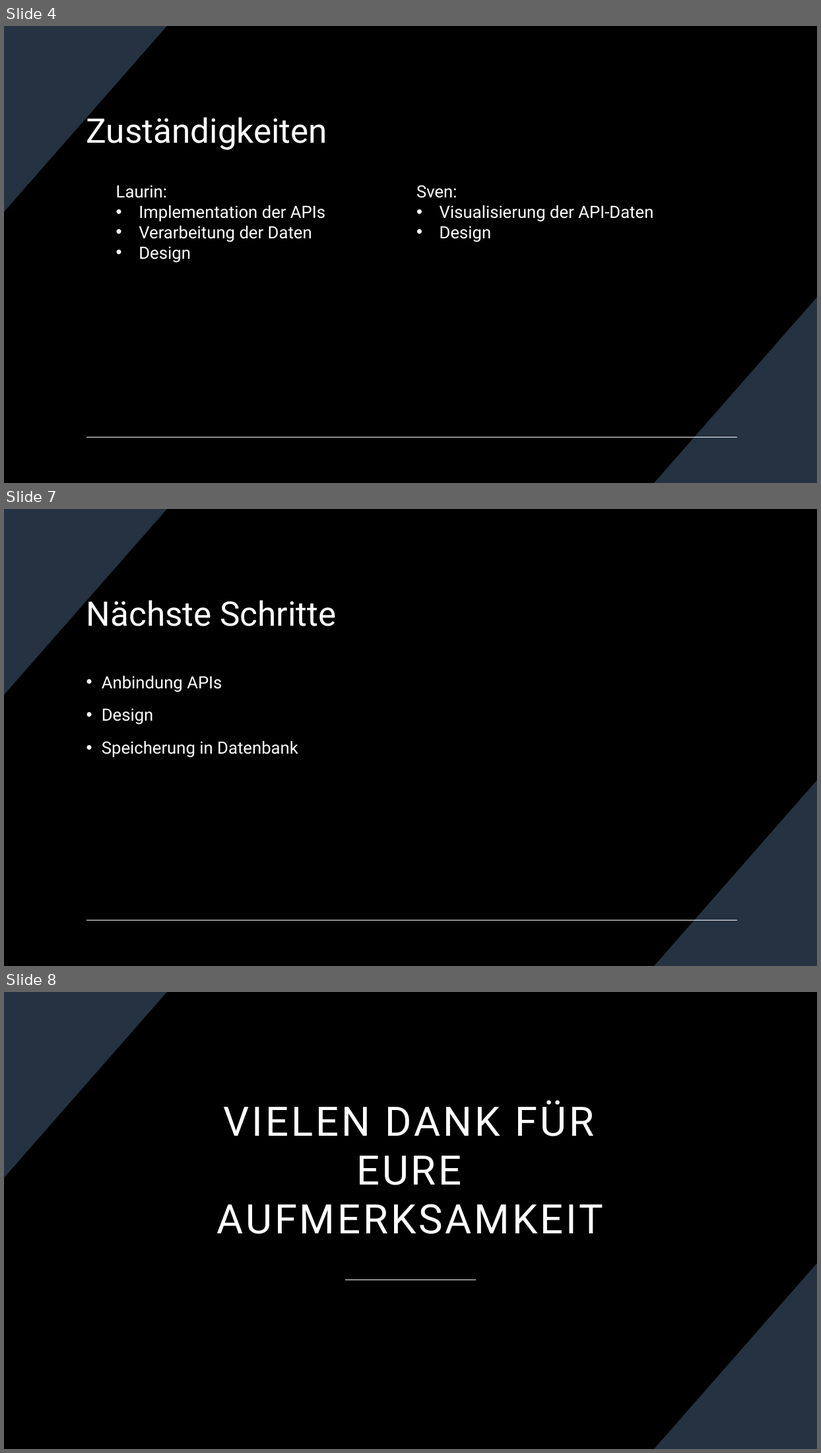
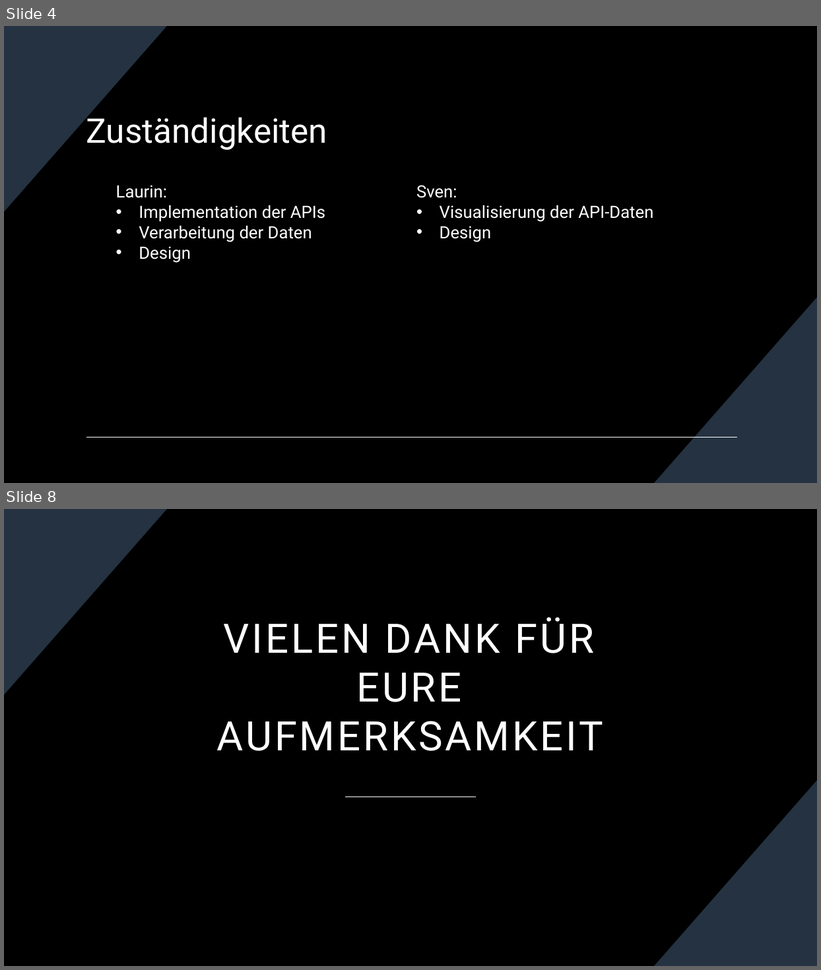
Before and after one commit to AaloFanaa/htldo5_swp, a slide deck: ScreenTale/Projektmanagement/Projekt Präsentationen/ScreenTale Zwischenpräsentation _14_02_2024.pptx. Shown one above the other, each under a label of ours: slides 4, 7 and 8 before the commit, slides 4 and 8 after it; the slides between them are not shown. The pictures are 821x1453 and 821x970 pixels, drawn with LibreOffice and Linux fonts; fonts in the diff are those of the drawing. Boxes give left, top, right and bottom in pixels: in the first picture for what was removed or moved away, otherwise in the second. Text is boxed around its words. In the diff, an @@ line names an element or a change of style, - is before the commit and + after.

```diff
--- a/ScreenTale/Projektmanagement/Projekt Präsentationen/ScreenTale Zwischenpräsentation _14_02_2024.pptx
+++ b/ScreenTale/Projektmanagement/Projekt Präsentationen/ScreenTale Zwischenpräsentation _14_02_2024.pptx
@@ slide 7 removed at box(4, 509, 817, 966), background #000000; not listed: 3 template elements that a slide beside it also shows @@
@@ title removed at box(86, 595, 336, 626) @@
-Nächste Schritte
@@ text removed at box(102, 675, 298, 758) @@
-• Anbindung APIs
-• Design
-• Speicherung in Datenbank
```
Also in this commit, not shown: 2 slides changed, 1 slide added, 1 other file.
